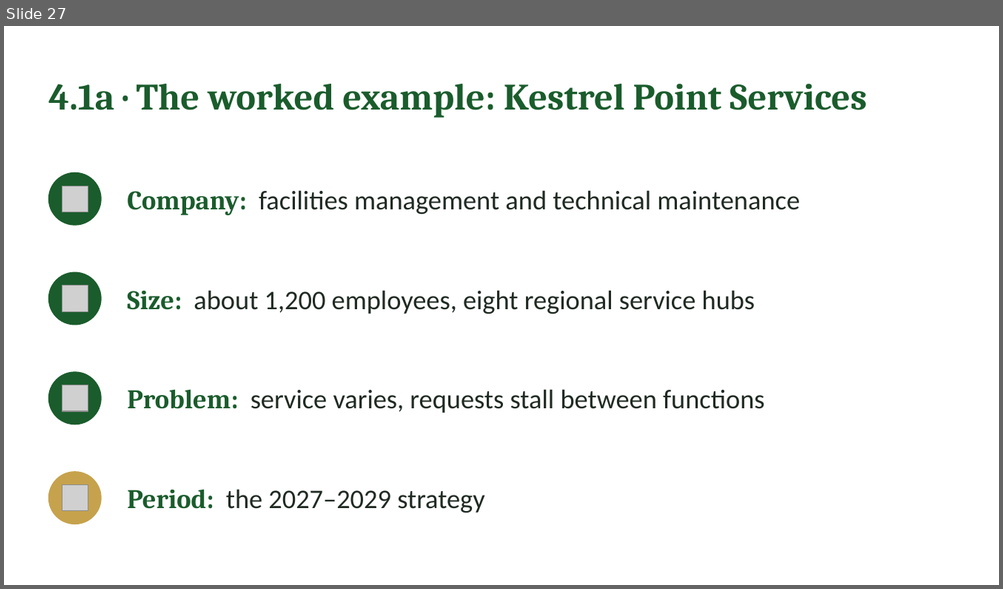
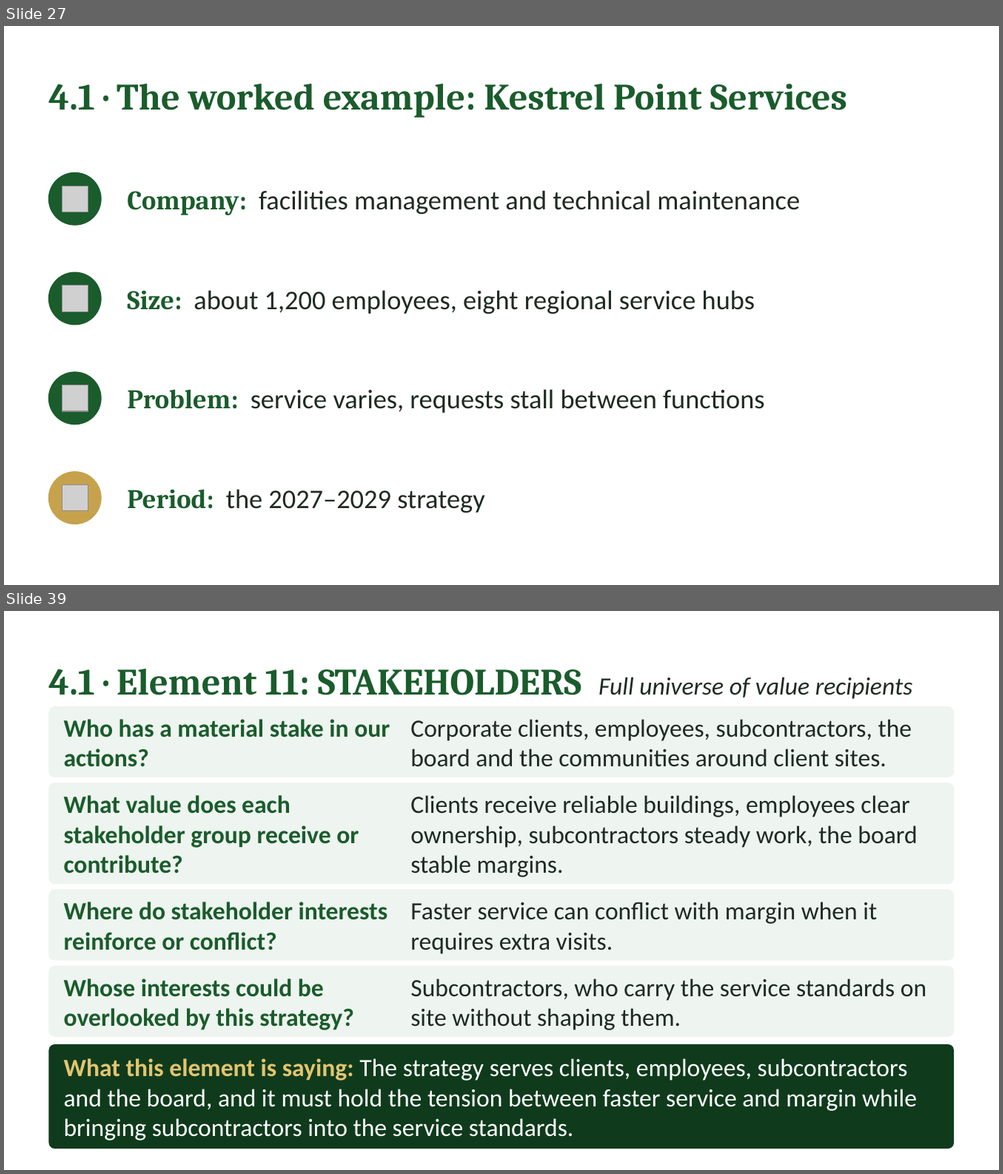
Before and after one commit to IBSL26/ibsl-platform, a slide deck: Unit decks/Unit 02 - Strategy Visioning & Success in Practice (SiP).pptx. Shown one above the other, each under a label of ours: slide 27 before the commit, slides 27 and 39 after it; the slides between them are not shown. The pictures are 1003x589 and 1003x1174 pixels, drawn with LibreOffice and Linux fonts; fonts in the diff are those of the drawing; grey boxes stand for pictures. Boxes give left, top, right and bottom in pixels: in the first picture for what was removed or moved away, otherwise in the second. Text is boxed around its words. In the diff, an @@ line names an element or a change of style, - is before the commit and + after.

Commit message:
Unit 2 deck: Section 4 worked examples

```diff
--- a/Unit decks/Unit 02 - Strategy Visioning & Success in Practice (SiP).pptx
+++ b/Unit decks/Unit 02 - Strategy Visioning & Success in Practice (SiP).pptx
@@ slide 39 added at (x1=4, y1=611, x2=999, y2=1170), background #FFFFFF @@
@@ text added at (x1=48, y1=669, x2=913, y2=699), 24 pt, text #1F2A22, italic @@
+4.1 · Element 11: STAKEHOLDERS Full universe of value recipients
@@ rounded rectangle added at (x1=48, y1=706, x2=954, y2=777), fill #EEF4EF @@
@@ text added at (x1=64, y1=719, x2=390, y2=767), 24 pt, text #1A5C2C, bold @@
+Who has a material stake in our actions?
@@ text added at (x1=410, y1=719, x2=912, y2=767), 24 pt, text #1F2A22 @@
+Corporate clients, employees, subcontractors, the board and the communities around client sites.
@@ rounded rectangle added at (x1=48, y1=783, x2=954, y2=884), fill #EEF4EF @@
@@ text added at (x1=64, y1=795, x2=358, y2=874), 24 pt, text #1A5C2C, bold @@
+What value does each stakeholder group receive or contribute?
@@ text added at (x1=410, y1=795, x2=916, y2=877), 24 pt, text #1F2A22 @@
+Clients receive reliable buildings, employees clear ownership, subcontractors steady work, the board stable margins.
@@ rounded rectangle added at (x1=48, y1=889, x2=954, y2=960), fill #EEF4EF @@
@@ text added at (x1=64, y1=902, x2=388, y2=951), 24 pt, text #1A5C2C, bold @@
+Where do stakeholder interests reinforce or conflict?
@@ text added at (x1=410, y1=902, x2=876, y2=954), 24 pt, text #1F2A22 @@
+Faster service can conflict with margin when it requires extra visits.
@@ rounded rectangle added at (x1=48, y1=966, x2=954, y2=1037), fill #EEF4EF @@
@@ text added at (x1=64, y1=979, x2=354, y2=1031), 24 pt, text #1A5C2C, bold @@
+Whose interests could be overlooked by this strategy?
@@ text added at (x1=410, y1=979, x2=926, y2=1031), 24 pt, text #1F2A22 @@
+Subcontractors, who carry the service standards on site without shaping them.
@@ rounded rectangle added at (x1=48, y1=1045, x2=954, y2=1149), fill #0F3B1C @@
@@ text added at (x1=64, y1=1059, x2=916, y2=1141), 24 pt, text #FFFFFF @@
+What this element is saying: The strategy serves clients, employees, subcontractors and the board, and it must hold the tension between faster service and margin while bringing subcontractors into the service standards.
@@ slide 27 changed as well @@
@@ text at (x1=48, y1=84, x2=847, y2=118): text changed @@
-4.1a · The worked example: Kestrel Point Services
+4.1 · The worked example: Kestrel Point Services
```
Also in this commit, not shown: 2 other slides changed, 22 other slides added, 5 slides removed.
